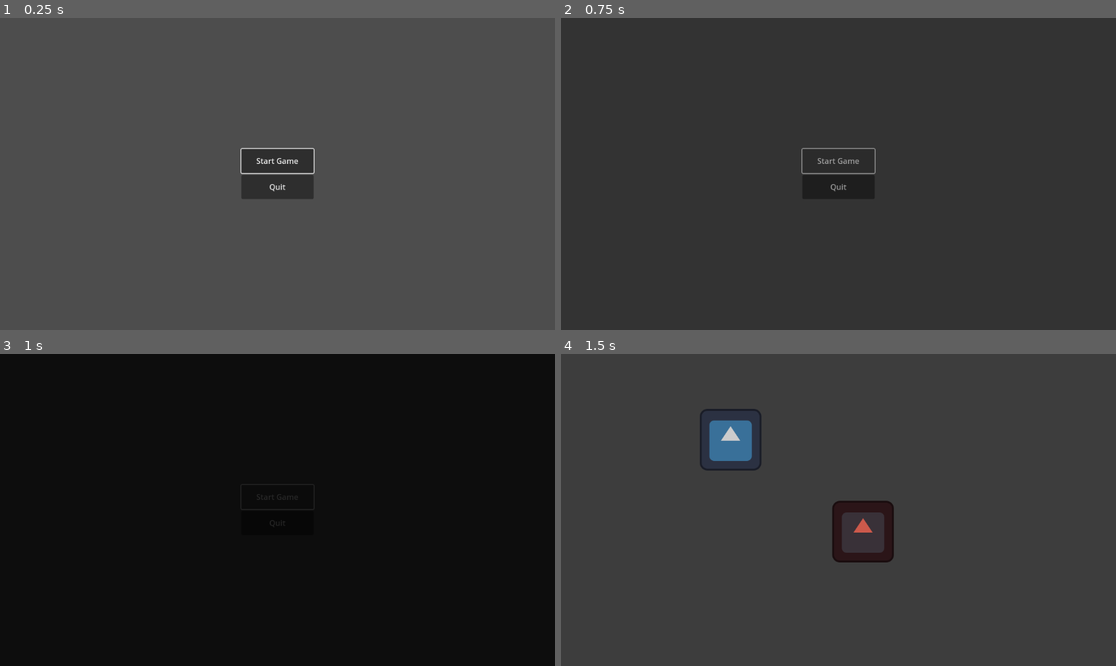
Above: before the commit, frames 1-4 (two rows, left to right).
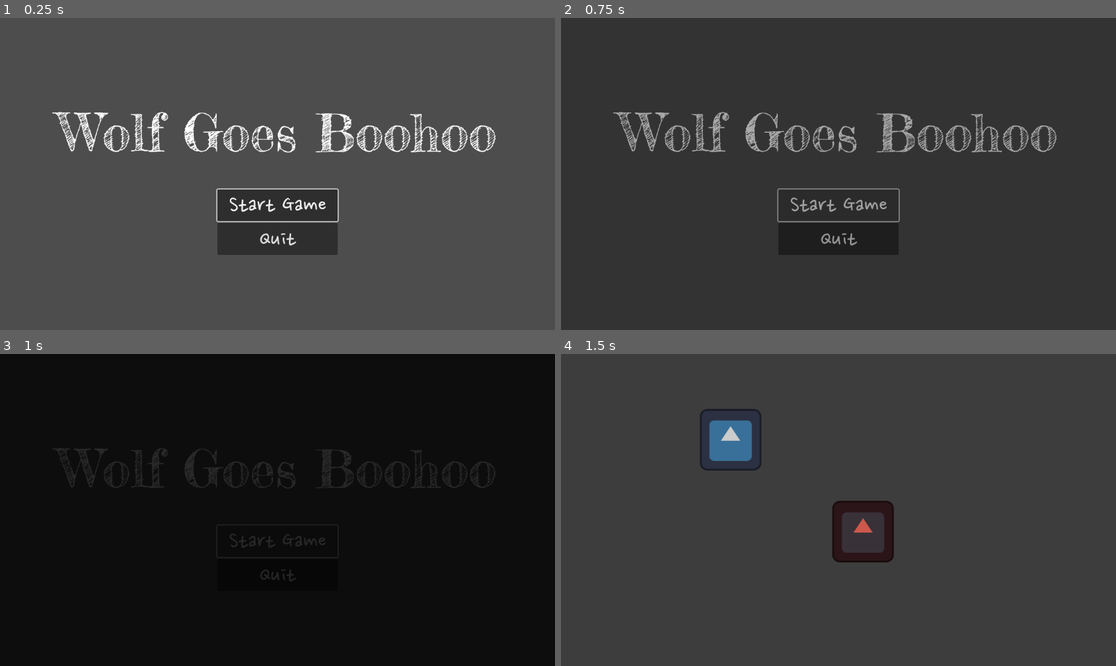
Above: after the commit, the same moments.

Repository: TheJP/GMTKGameJam2023
Game: Godot game, scene res://titleScreen.tscn
Same seed, same stepped clock (60 frames per second), same inputs: the game is played once before the commit and once after it. This scene is started directly instead of the project's main scene. The engine's default icon, where the game draws it, is replaced by a stand-in: a white triangle on a blue panel in a dark square.
Inputs (mouse positions are in pixels of both pictures, inside the frame that each line leads up to):
- Up to frame 1 (0.25 s): no input
- Up to frame 2 (0.75 s): click "Start Game" at 0.5 s
- Up to frame 3 (1 s): no input
- Up to frame 4 (1.5 s): move the mouse to (960, 494) at 1.27 s; hold D (move_right) from 1.28 s (still down); click (960, 494) at 1.42 s

The runs differ from the first frame. In frame 1, 8.7% of the frame differs, in the area x 9-90%, y 30-76%; in frame 2, 3.6%; in frame 3, 1.1%; in frame 4, nothing differs.

Commit message:
fonts

Diff:
--- a/GMTKGameJam2023/main.tscn
+++ b/GMTKGameJam2023/main.tscn
@@ -1,7 +1,7 @@
-[gd_scene load_steps=3 format=3 uid="uid://c1tf5v8rpdwkv"]
+[gd_scene load_steps=3 format=3 uid="uid://mbeobntp8kph"]
 
 [ext_resource type="PackedScene" uid="uid://dacjlbk3ddu34" path="res://player/player.tscn" id="1_yi55a"]
-[ext_resource type="PackedScene" uid="uid://dugyay08um7n5" path="res://enemy/enemy.tscn" id="2_lexij"]
+[ext_resource type="PackedScene" uid="uid://dugyay08um7n5" path="res://Enemy/enemy.tscn" id="2_lexij"]
 
 [node name="Game" type="Node"]
 
--- a/GMTKGameJam2023/titleScreen.tscn
+++ b/GMTKGameJam2023/titleScreen.tscn
@@ -1,6 +1,8 @@
-[gd_scene load_steps=2 format=3 uid="uid://c4pcbslkckvyv"]
+[gd_scene load_steps=4 format=3 uid="uid://c4pcbslkckvyv"]
 
 [ext_resource type="Script" path="res://UIElements/titleScreen.gd" id="1_wecwy"]
+[ext_resource type="FontFile" uid="uid://b6ivishkxit4u" path="res://Assets/FrederickatheGreat-Regular.ttf" id="2_643i1"]
+[ext_resource type="FontFile" uid="uid://dlc75aa3kulfl" path="res://Assets/NanumPenScript-Regular.ttf" id="3_m8m44"]
 
 [node name="TitleScreen" type="Control"]
 layout_mode = 3
@@ -22,23 +24,47 @@
 [node name="CenterContainer" type="CenterContainer" parent="UI Box"]
 layout_mode = 2
 
+[node name="MarginContainer2" type="MarginContainer" parent="UI Box/CenterContainer"]
+layout_mode = 2
+theme_override_constants/margin_bottom = 170
+
+[node name="Label" type="Label" parent="UI Box/CenterContainer/MarginContainer2"]
+layout_mode = 2
+theme_override_fonts/font = ExtResource("2_643i1")
+theme_override_font_sizes/font_size = 106
+text = "Wolf Goes Boohoo"
+horizontal_alignment = 1
+
 [node name="VBoxContainer" type="VBoxContainer" parent="UI Box/CenterContainer"]
 layout_mode = 2
 
-[node name="Start Game Button" type="Button" parent="UI Box/CenterContainer/VBoxContainer"]
+[node name="MarginContainer" type="MarginContainer" parent="UI Box/CenterContainer/VBoxContainer"]
+layout_mode = 2
+mouse_filter = 2
+theme_override_constants/margin_top = 200
+
+[node name="VBoxContainer" type="VBoxContainer" parent="UI Box/CenterContainer/VBoxContainer/MarginContainer"]
+custom_minimum_size = Vector2(250, 0)
+layout_mode = 2
+
+[node name="Start Game Button" type="Button" parent="UI Box/CenterContainer/VBoxContainer/MarginContainer/VBoxContainer"]
 unique_name_in_owner = true
 custom_minimum_size = Vector2(150, 50)
 layout_mode = 2
+theme_override_fonts/font = ExtResource("3_m8m44")
+theme_override_font_sizes/font_size = 50
 text = "Start Game"
 
-[node name="Quit Button" type="Button" parent="UI Box/CenterContainer/VBoxContainer"]
+[node name="Quit Button" type="Button" parent="UI Box/CenterContainer/VBoxContainer/MarginContainer/VBoxContainer"]
 custom_minimum_size = Vector2(150, 50)
 layout_mode = 2
+theme_override_fonts/font = ExtResource("3_m8m44")
+theme_override_font_sizes/font_size = 50
 text = "Quit"
 
 [node name="BG" type="TextureRect" parent="UI Box"]
 layout_mode = 2
 mouse_filter = 2
 
-[connection signal="pressed" from="UI Box/CenterContainer/VBoxContainer/Start Game Button" to="." method="_on_start_game_button_pressed"]
-[connection signal="pressed" from="UI Box/CenterContainer/VBoxContainer/Quit Button" to="." method="_on_quit_button_pressed"]
+[connection signal="pressed" from="UI Box/CenterContainer/VBoxContainer/MarginContainer/VBoxContainer/Start Game Button" to="." method="_on_start_game_button_pressed"]
+[connection signal="pressed" from="UI Box/CenterContainer/VBoxContainer/MarginContainer/VBoxContainer/Quit Button" to="." method="_on_quit_button_pressed"]
Not shown, added: GMTKGameJam2023/Assets/FrederickatheGreat-Regular.ttf.import
Not shown, added: GMTKGameJam2023/Assets/IndieFlower-Regular.ttf.import
Not shown, added: GMTKGameJam2023/Assets/NanumPenScript-Regular.ttf.import
Not shown: 1 places in GMTKGameJam2023/Player/player.tscn that only renumber resources
